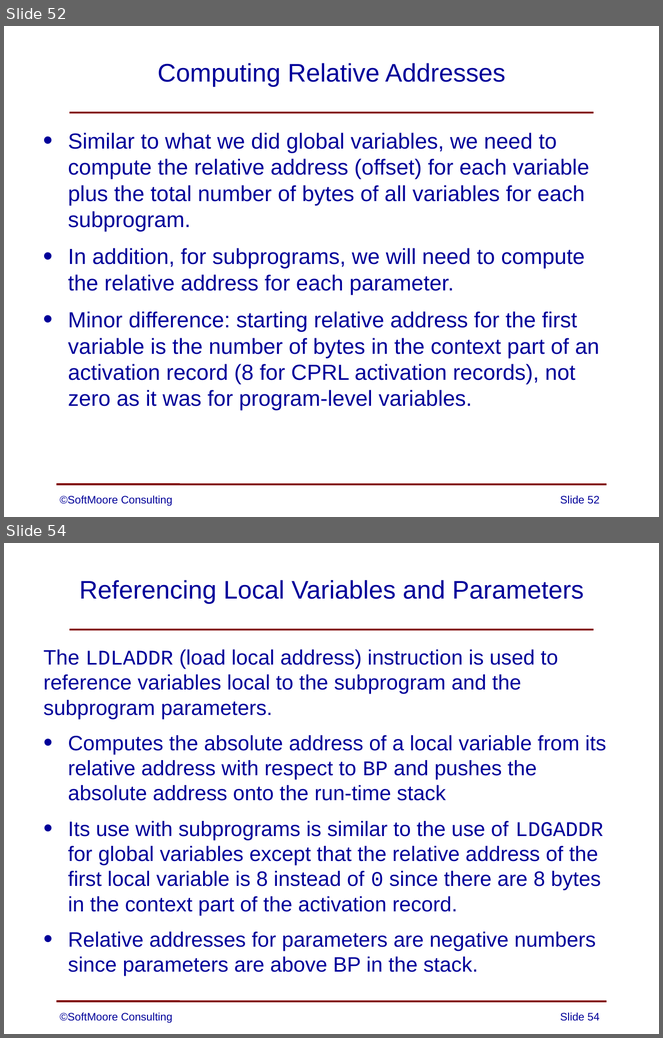
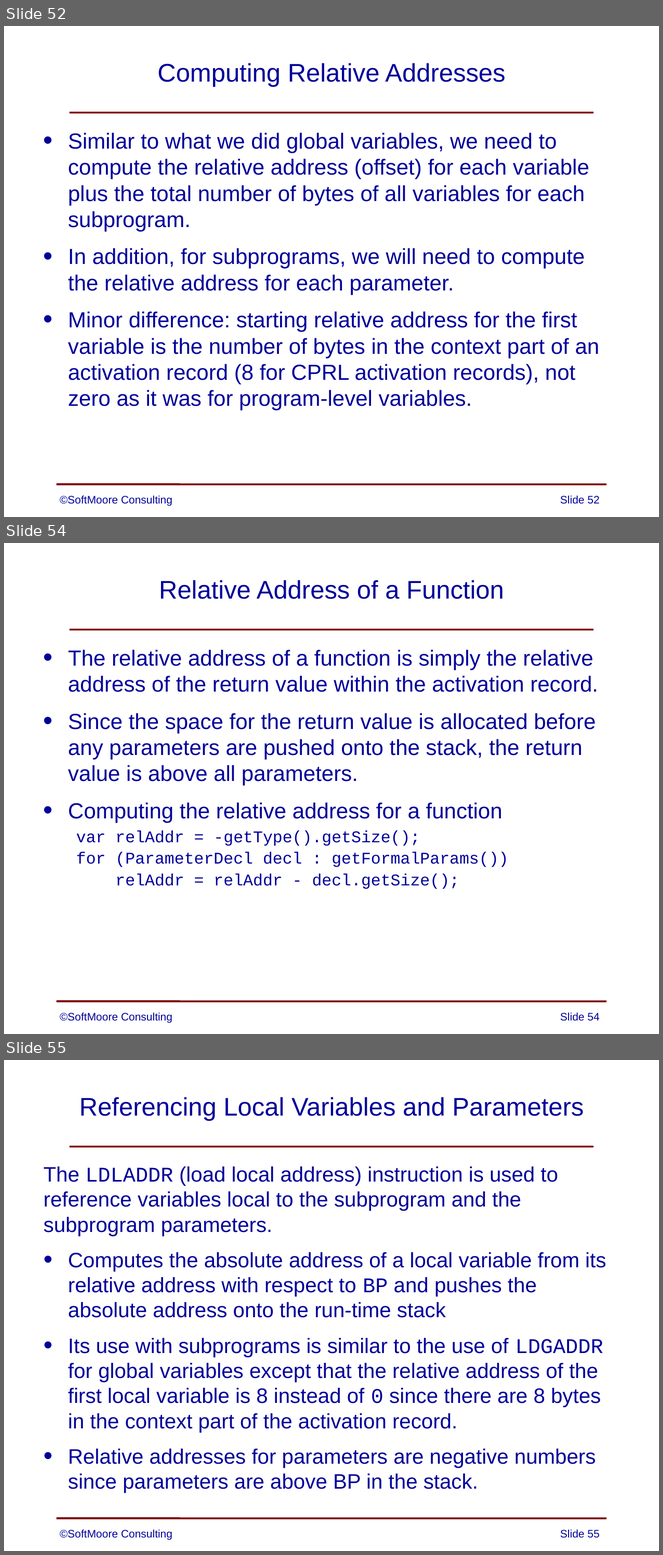
Before and after one commit to SoftMoore/CPRL-Java-3rd, a slide deck: PowerPoints/13 - Subprograms.pptx. Shown one above the other, each under a label of ours: slides 52 and 54 before the commit, slides 52, 54 and 55 after it; the slides between them are not shown. The pictures are 663x1038 and 663x1555 pixels, drawn with LibreOffice and Linux fonts; fonts in the diff are those of the drawing. Boxes give left, top, right and bottom in pixels: in the first picture for what was removed or moved away, otherwise in the second. Text is boxed around its words. In the diff, an @@ line names an element or a change of style, - is before the commit and + after.

Commit message:
added new slide on the relative address of a function

```diff
--- a/PowerPoints/13 - Subprograms.pptx
+++ b/PowerPoints/13 - Subprograms.pptx
@@ slide 54 added at (x1=4, y1=543, x2=659, y2=1034), background #FFFFFF; not listed: 2 template elements that a slide beside it also shows @@
@@ title added at (x1=159, y1=580, x2=504, y2=599), 28 pt, text #000099 @@
+Relative Address of a Function
@@ text added at (x1=68, y1=650, x2=598, y2=889), 24 pt, text #000099 @@
+• The relative address of a function is simply the relative address of the return value within the activation record.
+• Since the space for the return value is allocated before any parameters are pushed onto the stack, the return value is above all parameters.
+• Computing the relative address for a function
+  var relAddr = -getType().getSize();
+  for (ParameterDecl decl : getFormalParams())
+  relAddr = relAddr - decl.getSize();
@@ text added at (x1=60, y1=1013, x2=172, y2=1023), 12 pt, text #000099 @@
+©SoftMoore Consulting
@@ page number added at (x1=560, y1=1013, x2=599, y2=1021), 12 pt, text #000099 @@
+Slide 54
@@ what was slide 54 is now slide 55 @@
@@ page number at (x1=560, y1=1530, x2=599, y2=1538): text changed @@
-Slide 54
+Slide 55
```
Also in this commit, not shown: 9 slides changed.
